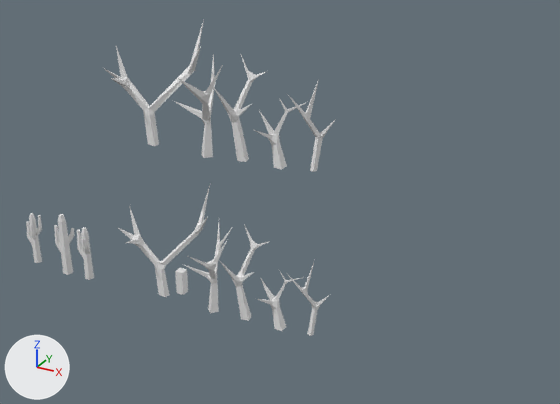
The Blender file Hololens2.0/Assets/Blend Files/stuff_Desert.blend, before and after one commit.
Rendered twice from a 50 mm camera at (27.9, -35.2, 25.4) aimed at (7.8, 1.4, 7.2). The lights are fixed; the arrows at lower left show +X, +Y and +Z.

Script lines for the objects in view, before the commit:
```python
me_cylinder_003 = bpy.data.meshes.new('Cylinder.003')
me_cylinder_003.from_pydata(...)  # 45 vertices, 34 faces; spans x -0.78..0.48, y -0.3..0.63, z -0.76..3.72
me_cylinder_004 = bpy.data.meshes.new('Cylinder.004')
me_cylinder_004.from_pydata(...)  # 60 vertices, 45 faces; spans x -0.65..0.49, y -0.45..0.45, z -0.6..3.16
me_vert_009 = bpy.data.meshes.new('Vert.009')
me_vert_009.from_pydata(...)  # 20 vertices, 29 faces; spans x -1.43..0.87, y -1.16..0.43, z -0.31..4.74
ob_cactus2 = bpy.data.objects.new('Cactus2', me_cylinder_003)
ob_cactus2.location = (-8.5, 0.0, -0.43)
ob_cactus3 = bpy.data.objects.new('Cactus3', me_cylinder_004)
ob_cactus3.location = (-11.35, 0.0, -0.43)
ob_tree5_001 = bpy.data.objects.new('Tree5.001', me_vert_009)
ob_tree5_001.location = (11.0, 0.0, 10.44)
# also in view: 'Tree3' at (6.2, -0.1, 2.4); 'Tree3.001' at (6.2, -0.1, 12.8); 'Tree5' at (10.7, -0.4, 2.2); 'Tree1' at (0.1, 0.7, 2.9); 'Tree2.001' at (3.7, -0.3, 12.6)
```
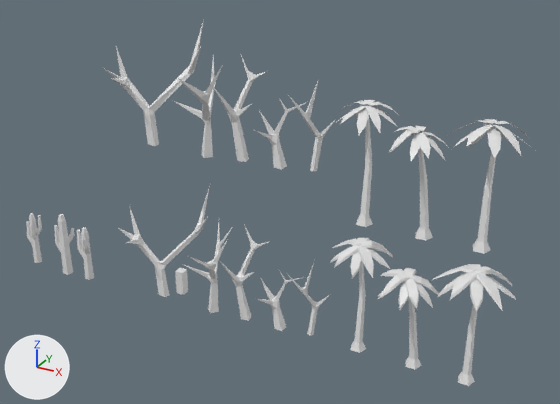
Diff of the bpy script that builds the scene:
```diff
--- a/Hololens2.0/Assets/Blend Files/stuff_Desert.blend.py
+++ b/Hololens2.0/Assets/Blend Files/stuff_Desert.blend.py
@@ me_plane_005 @@
+me_plane_005.from_pydata(...)  # 90 vertices, 46 faces; spans x -2.38..1.79, y -1.21..2.51, z -0.26..6.13
@@ me_plane_004 @@
+me_plane_004.from_pydata(...)  # 90 vertices, 46 faces; spans x -2.0..1.09, y -2.21..1.13, z -0.26..5.64
@@ me_plane_003 @@
+me_plane_003.from_pydata(...)  # 90 vertices, 46 faces; spans x -2.08..1.41, y -1.05..2.08, z -0.29..6.2
@@ me_plane_002 @@
+me_plane_002.from_pydata(...)  # 160 vertices, 116 faces; spans x -2.55..1.88, y -1.33..2.58, z -0.26..6.13
@@ me_plane_001 @@
+me_plane_001.from_pydata(...)  # 160 vertices, 116 faces; spans x -2.14..1.17, y -2.26..1.2, z -0.26..5.64
@@ me_plane @@
+me_plane.from_pydata(...)  # 160 vertices, 116 faces; spans x -2.23..1.48, y -1.09..2.22, z -0.29..6.2
@@ ob_palm3_001 @@
+ob_palm3_001 = bpy.data.objects.new('Palm3.001', me_plane_005)
+ob_palm3_001.location = (20.01, 0.0, 7.94)
@@ ob_palm2_001 @@
+ob_palm2_001 = bpy.data.objects.new('Palm2.001', me_plane_004)
+ob_palm2_001.location = (17.01, 0.0, 7.94)
@@ ob_palm1_001 @@
+ob_palm1_001 = bpy.data.objects.new('Palm1.001', me_plane_003)
+ob_palm1_001.location = (13.69, 0.0, 7.98)
@@ ob_palm3 @@
+ob_palm3 = bpy.data.objects.new('Palm3', me_plane_002)
+ob_palm3.location = (20.01, 0.0, 0.0)
@@ ob_palm2 @@
+ob_palm2 = bpy.data.objects.new('Palm2', me_plane_001)
+ob_palm2.location = (17.01, 0.0, 0.0)
@@ ob_palm1 @@
+ob_palm1 = bpy.data.objects.new('Palm1', me_plane)
+ob_palm1.location = (13.69, 0.0, 0.04)
```

Location of each change, [x1, y1, x2, y2] in pixels of the pictures (560 x 404 px):
'Palm3', added
    after: [432, 264, 516, 386]
'Palm3.001', added
    after: [447, 119, 532, 254]
'Palm1', added
    after: [330, 238, 393, 353]
'Palm2', added
    after: [378, 268, 439, 370]
'Palm1.001', added
    after: [337, 100, 400, 227]
'Palm2.001', added
    after: [389, 126, 447, 241]
